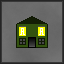
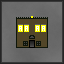
Two versions of the same layered image (64 x 64). Layer-by-layer changes:
added layer "Pasted Layer" above "EmptyButton.png" over [16, 16, 48, 48]
renamed "build_house.png" to "EmptyButton.png", painted on it over [16, 16, 48, 48]
